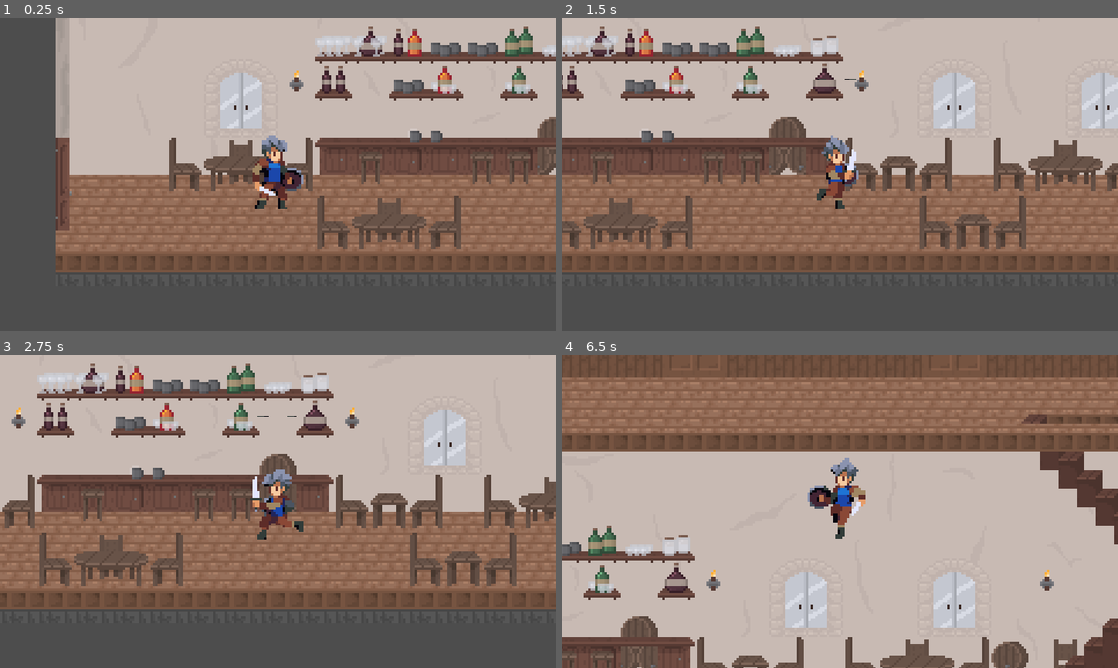
Above: before the commit, frames 1-4 (two rows, left to right).
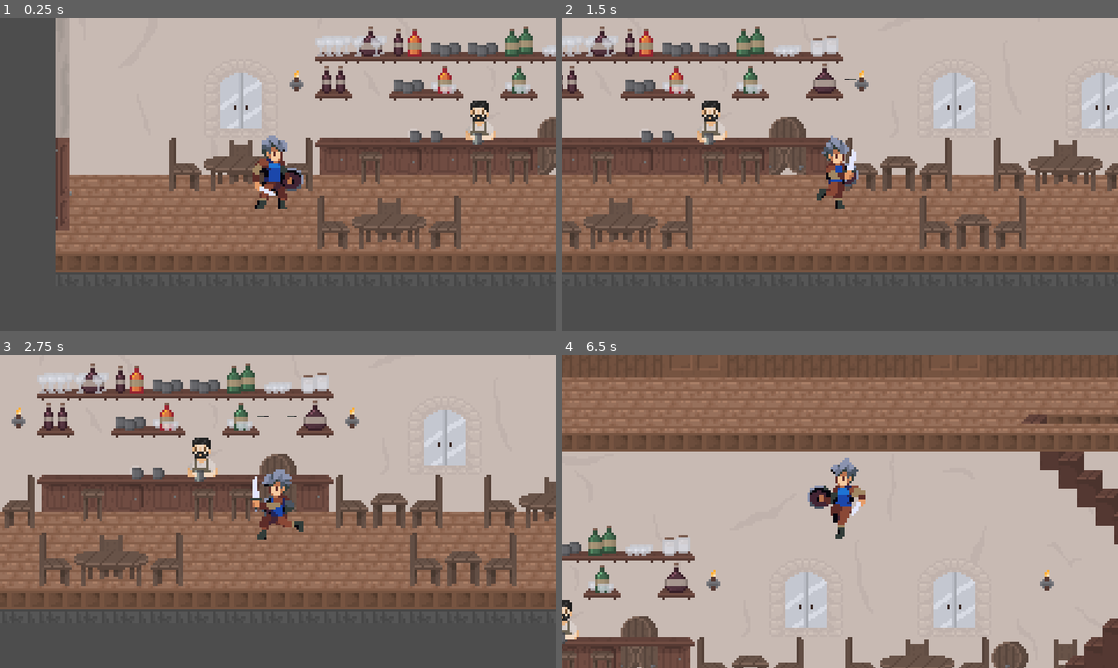
Above: after the commit, the same moments.

Repository: EricvanHeel/godot-test-platformer
Game: Godot game, scene res://world.tscn
Two runs of this game, one before a commit and one after it. Both use one fixed random seed, a clock stepped at 60 frames per second and the inputs below.
Inputs (mouse positions are in pixels of both pictures, inside the frame that each line leads up to):
- Up to frame 1 (0.25 s): no input
- Up to frame 2 (1.5 s): move the mouse to (962, 158) at 0.52 s; hold D (right) from 0.53 s (still down); click (962, 158) at 0.6 s; tap Space (jump) at 0.77 s; move the mouse to (728, 190) at 1.27 s; tap S (crouch) at 1.35 s
- Up to frame 3 (2.75 s): tap Space (jump) at 1.52 s; move the mouse to (333, 442) at 2.02 s; release D (right) at 2.03 s; hold A (left) from 2.03 s (still down); click (333, 442) at 2.1 s
- Up to frame 4 (6.5 s): move the mouse to (812, 574) at 2.77 s; release A (left) at 2.78 s; hold D (right) 2.78-4.28 s; tap S (crouch) at 2.85, 4.35, 5.85 s; tap Space (jump) at 3.02, 3.77, 4.52, 6.02 s; move the mouse to (1006, 558) at 3.52 s; click (1006, 558) at 3.6 s; move the mouse to (673, 464) at 4.27 s; hold A (left) 4.28-5.03 s; move the mouse to (867, 511) at 5.02 s; hold D (right) 5.03-5.78 s; click (867, 511) at 5.1 s; move the mouse to (756, 433) at 5.77 s; hold A (left) from 5.78 s (still down)

The runs differ from the first frame. In frame 1, 0.4% of the frame differs, in the area x 83-90%, y 26-41%; in frame 2, 0.4%, in the area x 24-30%, y 26-41%; in frame 3, 0.4%; in frame 4, 0.2%.

Commit message:
Bartender (#5)
* add initial animations

* bartender finite state machine

Diff:
--- a/common_scripts/state.gd
+++ b/common_scripts/state.gd
@@ -6,17 +6,17 @@
 signal transitioned
 
 func state_enter() -> void:
-	#this will run once when the state is entered
+	# this will run once when the state is entered
 	pass
 
 func state_exit() -> void:
-	#this will run once when the state is exited
+	# this will run once when the state is exited
 	pass
 
 func state_process(_delta: float) -> void:
-	#this will run constantly when the state is active
+	# this will run constantly when the state is active
 	pass
 
 func state_physics_process(_delta: float) -> void:
-	#this will run constantly on physics update when the state is active
+	# this will run constantly on physics update when the state is active
 	pass
--- a/scenes/buildings/tavern.tscn
+++ b/scenes/buildings/tavern.tscn
@@ -862,19 +862,23 @@
 layer_0/name = "Floors & Walls"
 layer_0/tile_data = PackedInt32Array(524288, 131074, 0, 524289, 131074, 0, 524290, 131074, 0, 524291, 131074, 0, 524292 …(6152 unchanged characters)…
 layer_1/name = "Background 1"
+layer_1/z_index = 1
 layer_1/tile_data = PackedInt32Array(-327673, 131074, 1, -262137, 131074, 2, -196601, 131074, 3, -327672, 196610, 1, -2 …(1670 unchanged characters)…
 layer_2/name = "Background 2"
+layer_2/z_index = 2
 layer_2/tile_data = PackedInt32Array(327684, 786434, 2, 393220, 786434, 3, 327685, 851970, 2, 393221, 851970, 3, 327700 …(454 unchanged characters)…
 layer_3/name = "Background 3"
+layer_3/z_index = 3
 layer_3/tile_data = PackedInt32Array(131080, 589826, 4, 196618, 458754, 4, 196620, 458754, 4, 327688, 786434, 4, 393224, 786434, 5, 327692, 786434, 4, 393228, 786434, 5, 327691, 786434, 4, 393227, 786434, 5, 262153, 262146, 5, 327689, 262146, 6, 262154, 327682, 5, 327690, 327682, 6)
 layer_4/name = "Middleground"
+layer_4/z_index = 4
 layer_4/tile_data = PackedInt32Array(-65513, 983042, 0, -65512, 917506, 0, 24, 851970, 0, 25, 917506, 0, 65561, 851970, …(439 unchanged characters)…
 layer_5/name = "Foreground 1"
-layer_5/z_index = 1
+layer_5/z_index = 5
 layer_5/tile_data = PackedInt32Array(-65510, 327682, 1, -65511, 327682, 1, -65512, 327682, 1, -65513, 262146, 1, 393223 …(373 unchanged characters)…
 layer_6/name = "Foreground 2"
-layer_6/z_index = 1
+layer_6/z_index = 6
 layer_6/tile_data = PackedInt32Array(458760, 786434, 1, 458761, 851970, 1)
 layer_7/name = "Borders"
-layer_7/z_index = 1
+layer_7/z_index = 7
 layer_7/tile_data = PackedInt32Array(-524288, 1048578, 0, -458752, 1048578, 1, -393216, 1048578, 2, -327680, 1048578, 3 …(621 unchanged characters)…
--- a/scenes/character/character.gd
+++ b/scenes/character/character.gd
@@ -6,7 +6,7 @@
 var gravity: float = ProjectSettings.get_setting("physics/2d/default_gravity")
 
 @export var sprite: Sprite2D
-@export var animation: AnimationPlayer
+#@export var animation: AnimationPlayer
 @export var direction: Vector2 = Vector2.ZERO
 @export var saved_direction: Vector2
 
--- a/scenes/character/character.tscn
+++ b/scenes/character/character.tscn
@@ -193,12 +193,12 @@
 "swing": SubResource("Animation_hms1y")
 }
 
-[node name="Player" type="CharacterBody2D" node_paths=PackedStringArray("sprite", "animation")]
+[node name="Player" type="CharacterBody2D" node_paths=PackedStringArray("sprite")]
+z_index = 4
 collision_layer = 2
 collision_mask = 3
 script = ExtResource("1_adr2u")
 sprite = NodePath("Sprite2D")
-animation = NodePath("Sprite2D/AnimationPlayer")
 
 [node name="CollisionShape2D" type="CollisionShape2D" parent="."]
 position = Vector2(-2, 0)
--- /dev/null
+++ b/scenes/npc/bartender/bartender.tscn
@@ -0,0 +1,180 @@
+[gd_scene load_steps=12 format=3 uid="uid://b0gij2i1oqlm0"]
+
+[ext_resource type="Texture2D" uid="uid://cl8f3kbibhe00" path="res://assets/images/npc/bartender/bartender.png" id="1_cayx7"]
+[ext_resource type="Script" path="res://common_scripts/finite_state_machine.gd" id="2_3lw0m"]
+[ext_resource type="Script" path="res://scenes/npc/bartender/bartender_cleaning.gd" id="3_khe5w"]
+[ext_resource type="Script" path="res://scenes/npc/bartender/bartender_put_away.gd" id="4_f5e8u"]
+[ext_resource type="Script" path="res://scenes/npc/bartender/bartender_take_out.gd" id="5_an64d"]
+
+[sub_resource type="Animation" id="Animation_56nyu"]
+length = 0.001
+tracks/0/type = "value"
+tracks/0/imported = false
+tracks/0/enabled = true
+tracks/0/path = NodePath("ArmsSprite2D:frame")
+tracks/0/interp = 1
+tracks/0/loop_wrap = true
+tracks/0/keys = {
+"times": PackedFloat32Array(0),
+"transitions": PackedFloat32Array(1),
+"update": 1,
+"values": [5]
+}
+tracks/1/type = "value"
+tracks/1/imported = false
+tracks/1/enabled = true
+tracks/1/path = NodePath("BodySprite2D:frame")
+tracks/1/interp = 1
+tracks/1/loop_wrap = true
+tracks/1/keys = {
+"times": PackedFloat32Array(0),
+"transitions": PackedFloat32Array(1),
+"update": 1,
+"values": [0]
+}
+
+[sub_resource type="Animation" id="Animation_q2g44"]
+resource_name = "cleaning"
+length = 4.0
+step = 0.25
+tracks/0/type = "value"
+tracks/0/imported = false
+tracks/0/enabled = true
+tracks/0/path = NodePath("ArmsSprite2D:frame")
+tracks/0/interp = 1
+tracks/0/loop_wrap = true
+tracks/0/keys = {
+"times": PackedFloat32Array(0, 0.25, 0.5, 0.75, 1, 1.25, 1.5, 1.75, 2, 2.25, 2.5, 2.75, 3, 3.25, 3.5, 3.75),
+"transitions": PackedFloat32Array(1, 1, 1, 1, 1, 1, 1, 1, 1, 1, 1, 1, 1, 1, 1, 1),
+"update": 1,
+"values": [4, 5, 6, 7, 4, 5, 6, 7, 4, 5, 6, 7, 4, 5, 6, 7]
+}
+
+[sub_resource type="Animation" id="Animation_y6qtn"]
+resource_name = "put_away"
+step = 0.05
+tracks/0/type = "value"
+tracks/0/imported = false
+tracks/0/enabled = true
+tracks/0/path = NodePath("ArmsSprite2D:frame")
+tracks/0/interp = 1
+tracks/0/loop_wrap = true
+tracks/0/keys = {
+"times": PackedFloat32Array(0, 0.2, 0.55, 0.75),
+"transitions": PackedFloat32Array(1, 1, 1, 1),
+"update": 1,
+"values": [12, 13, 14, 15]
+}
+tracks/1/type = "value"
+tracks/1/imported = false
+tracks/1/enabled = true
+tracks/1/path = NodePath("BodySprite2D:frame")
+tracks/1/interp = 1
+tracks/1/loop_wrap = true
+tracks/1/keys = {
+"times": PackedFloat32Array(0, 0.25, 0.5, 0.75),
+"transitions": PackedFloat32Array(1, 1, 1, 1),
+"update": 1,
+"values": [8, 9, 10, 11]
+}
+
+[sub_resource type="Animation" id="Animation_eerna"]
+resource_name = "return"
+step = 0.05
+tracks/0/type = "value"
+tracks/0/imported = false
+tracks/0/enabled = true
+tracks/0/path = NodePath("BodySprite2D:frame")
+tracks/0/interp = 1
+tracks/0/loop_wrap = true
+tracks/0/keys = {
+"times": PackedFloat32Array(0, 0.25, 0.5, 0.75),
+"transitions": PackedFloat32Array(1, 1, 1, 1),
+"update": 1,
+"values": [24, 25, 26, 27]
+}
+tracks/1/type = "value"
+tracks/1/imported = false
+tracks/1/enabled = true
+tracks/1/path = NodePath("ArmsSprite2D:frame")
+tracks/1/interp = 1
+tracks/1/loop_wrap = true
+tracks/1/keys = {
+"times": PackedFloat32Array(0, 0.2, 0.55, 0.75),
+"transitions": PackedFloat32Array(1, 1, 1, 1),
+"update": 1,
+"values": [28, 29, 30, 31]
+}
+
+[sub_resource type="Animation" id="Animation_q6cf8"]
+resource_name = "take_out"
+step = 0.05
+tracks/0/type = "value"
+tracks/0/imported = false
+tracks/0/enabled = true
+tracks/0/path = NodePath("BodySprite2D:frame")
+tracks/0/interp = 1
+tracks/0/loop_wrap = true
+tracks/0/keys = {
+"times": PackedFloat32Array(0, 0.25, 0.5, 0.75),
+"transitions": PackedFloat32Array(1, 1, 1, 1),
+"update": 1,
+"values": [16, 17, 18, 19]
+}
+tracks/1/type = "value"
+tracks/1/imported = false
+tracks/1/enabled = true
+tracks/1/path = NodePath("ArmsSprite2D:frame")
+tracks/1/interp = 1
+tracks/1/loop_wrap = true
+tracks/1/keys = {
+"times": PackedFloat32Array(0, 0.2, 0.55, 0.75),
+"transitions": PackedFloat32Array(1, 1, 1, 1),
+"update": 1,
+"values": [20, 21, 22, 23]
+}
+
+[sub_resource type="AnimationLibrary" id="AnimationLibrary_kntde"]
+_data = {
+"RESET": SubResource("Animation_56nyu"),
+"cleaning": SubResource("Animation_q2g44"),
+"put_away": SubResource("Animation_y6qtn"),
+"return": SubResource("Animation_eerna"),
+"take_out": SubResource("Animation_q6cf8")
+}
+
+[node name="Bartender" type="Node2D"]
+
+[node name="BodySprite2D" type="Sprite2D" parent="."]
+z_index = 1
+texture = ExtResource("1_cayx7")
+hframes = 4
+vframes = 8
+
+[node name="ArmsSprite2D" type="Sprite2D" parent="."]
+z_index = 2
+texture = ExtResource("1_cayx7")
+hframes = 4
+vframes = 8
+frame = 5
+
+[node name="AnimationPlayer" type="AnimationPlayer" parent="."]
+libraries = {
+"": SubResource("AnimationLibrary_kntde")
+}
+
+[node name="FSM" type="Node" parent="." node_paths=PackedStringArray("initial_state")]
+script = ExtResource("2_3lw0m")
+initial_state = NodePath("BartenderCleaning")
+
+[node name="BartenderCleaning" type="Node" parent="FSM" node_paths=PackedStringArray("animation")]
+script = ExtResource("3_khe5w")
+animation = NodePath("../../AnimationPlayer")
+
+[node name="BartenderPutAway" type="Node" parent="FSM" node_paths=PackedStringArray("animation")]
+script = ExtResource("4_f5e8u")
+animation = NodePath("../../AnimationPlayer")
+
+[node name="BartenderTakeOut" type="Node" parent="FSM" node_paths=PackedStringArray("animation")]
+script = ExtResource("5_an64d")
+animation = NodePath("../../AnimationPlayer")
--- /dev/null
+++ b/scenes/npc/bartender/bartender_cleaning.gd
@@ -0,0 +1,11 @@
+class_name BartenderCleaning
+extends State
+
+@export var animation: AnimationPlayer
+
+func state_enter() -> void:
+	animation.play("cleaning")
+
+func state_process(delta: float) -> void:
+	if not animation.is_playing():
+		transitioned.emit(self, "BartenderPutAway")
--- /dev/null
+++ b/scenes/npc/bartender/bartender_put_away.gd
@@ -0,0 +1,11 @@
+class_name BartenderPutAway
+extends State
+
+@export var animation: AnimationPlayer
+
+func state_enter() -> void:
+	animation.play("put_away")
+
+func state_process(delta: float) -> void:
+	if not animation.is_playing():
+		transitioned.emit(self, "BartenderTakeOut")
--- /dev/null
+++ b/scenes/npc/bartender/bartender_take_out.gd
@@ -0,0 +1,11 @@
+class_name BartenderTakeOut
+extends State
+
+@export var animation: AnimationPlayer
+
+func state_enter() -> void:
+	animation.play("take_out")
+
+func state_process(delta: float) -> void:
+	if not animation.is_playing():
+		transitioned.emit(self, "BartenderCleaning")
--- a/world.tscn
+++ b/world.tscn
@@ -1,11 +1,15 @@
-[gd_scene load_steps=3 format=3 uid="uid://bpk7m5f76g1uj"]
+[gd_scene load_steps=4 format=3 uid="uid://bpk7m5f76g1uj"]
 
 [ext_resource type="PackedScene" uid="uid://cbb7j7wjmc5ry" path="res://scenes/buildings/tavern.tscn" id="1_d0p6n"]
+[ext_resource type="PackedScene" uid="uid://b0gij2i1oqlm0" path="res://scenes/npc/bartender/bartender.tscn" id="3_82bku"]
 [ext_resource type="PackedScene" uid="uid://cfoa46hhkceac" path="res://scenes/character/character.tscn" id="3_inhmy"]
 
 [node name="World" type="Node2D"]
 
 [node name="Tavern" parent="." instance=ExtResource("1_d0p6n")]
 
+[node name="Bartender" parent="." instance=ExtResource("3_82bku")]
+position = Vector2(183, 80)
+
 [node name="Node2D" parent="." instance=ExtResource("3_inhmy")]
 position = Vector2(96, 94)
Binary file added: assets/images/npc/bartender/bartender.png
Not shown, added: assets/images/npc/bartender/bartender.png.import
Binary file added: assets/images/npc/bartender/bartender_arms.png
Not shown, added: assets/images/npc/bartender/bartender_arms.png.import
Binary file added: assets/images/npc/bartender/bartender_body.png
Not shown, added: assets/images/npc/bartender/bartender_body.png.import
Not shown, changed: README.md
